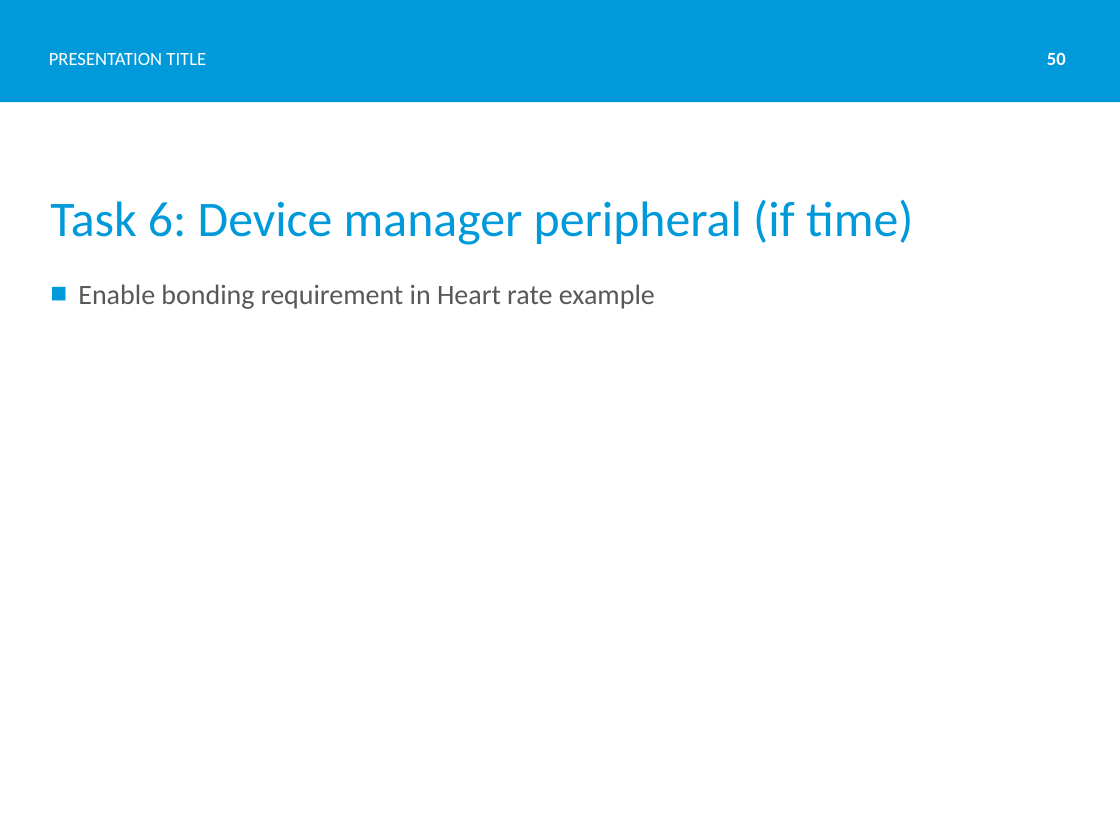
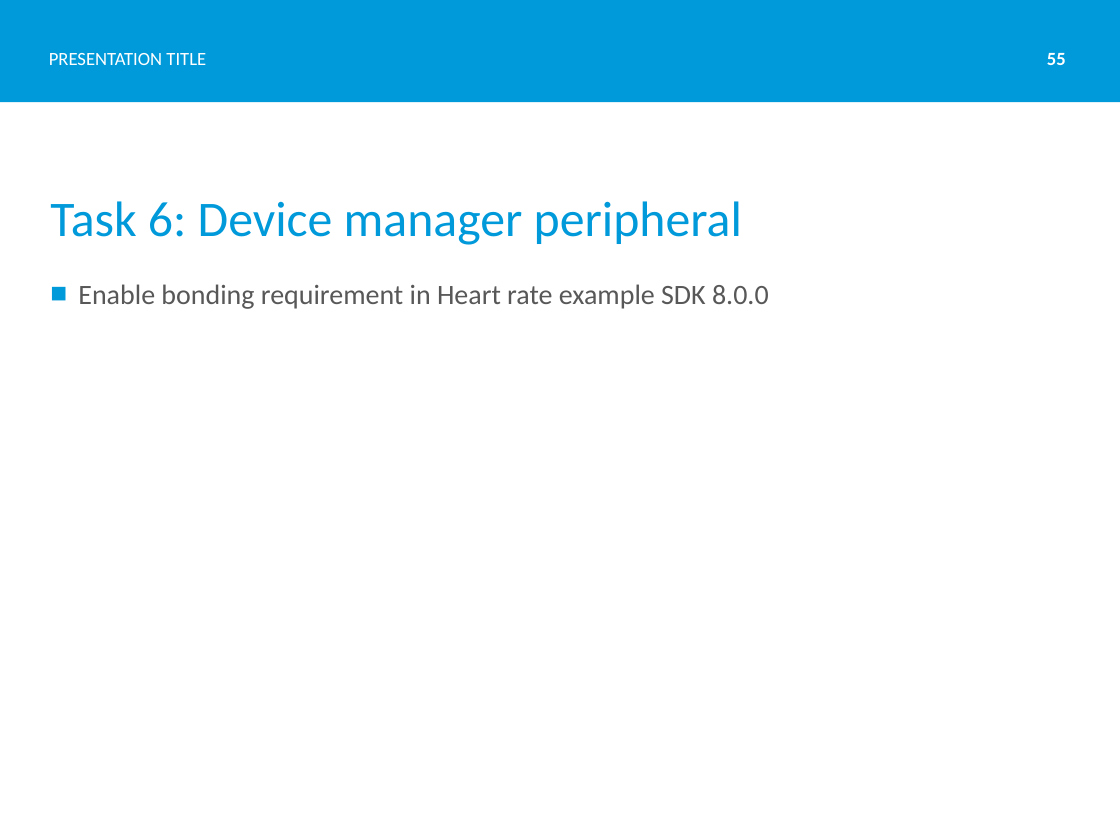
Before and after one commit to Skjerve/nRF51-S130-HK, a slide deck: slide 55 of S130 Introduction.pptx (slide 50 before the commit). Drawn at 1120x840 pixels with LibreOffice and Linux fonts; fonts in the diff are those of the drawing; background and template pictures are left out. Boxes give left, top, right and bottom in pixels: in the first picture for what was removed or moved away, otherwise in the second. Text is boxed around its words. In the diff, an @@ line names an element or a change of style, - is before the commit and + after.

```diff
--- a/S130 Introduction.pptx
+++ b/S130 Introduction.pptx
@@ page number at [1047, 53, 1066, 65]: text changed @@
-50
+55
@@ title at [50, 201, 742, 245]: text changed @@
-Task 6: Device manager peripheral (if time)
+Task 6: Device manager peripheral
@@ text at [78, 284, 769, 309]: text changed @@
-■ Enable bonding requirement in Heart rate example
+■ Enable bonding requirement in Heart rate example SDK 8.0.0
```
Also in this commit, not shown: 9 other slides changed, 5 slides added.
